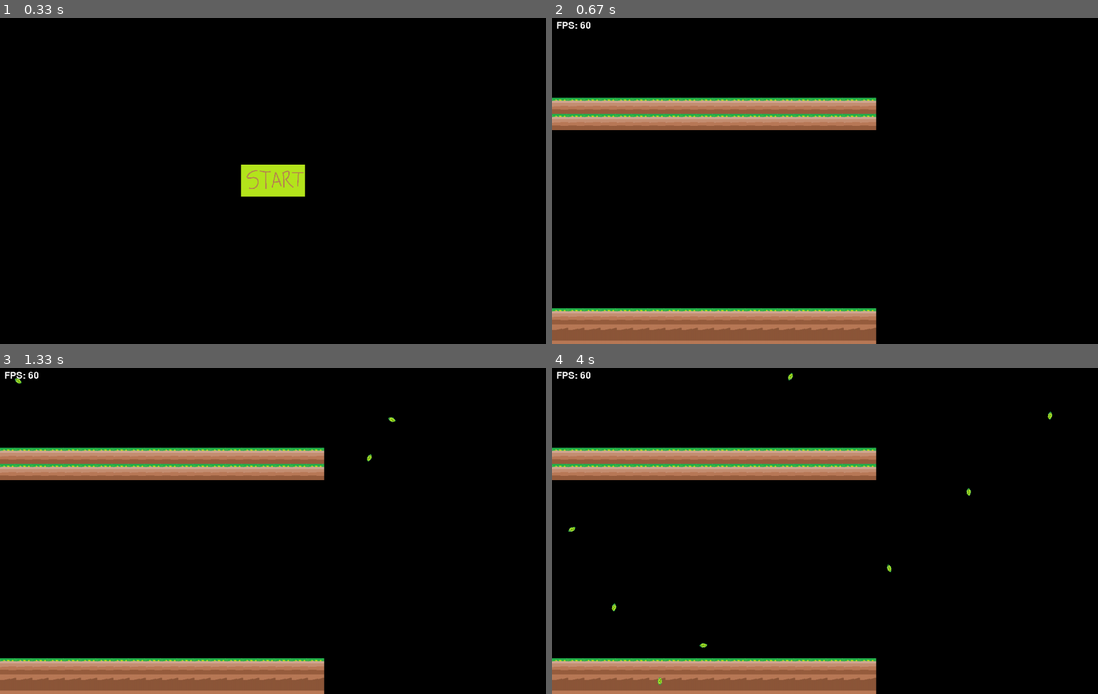
Above: before the commit, frames 1-4 (two rows, left to right).
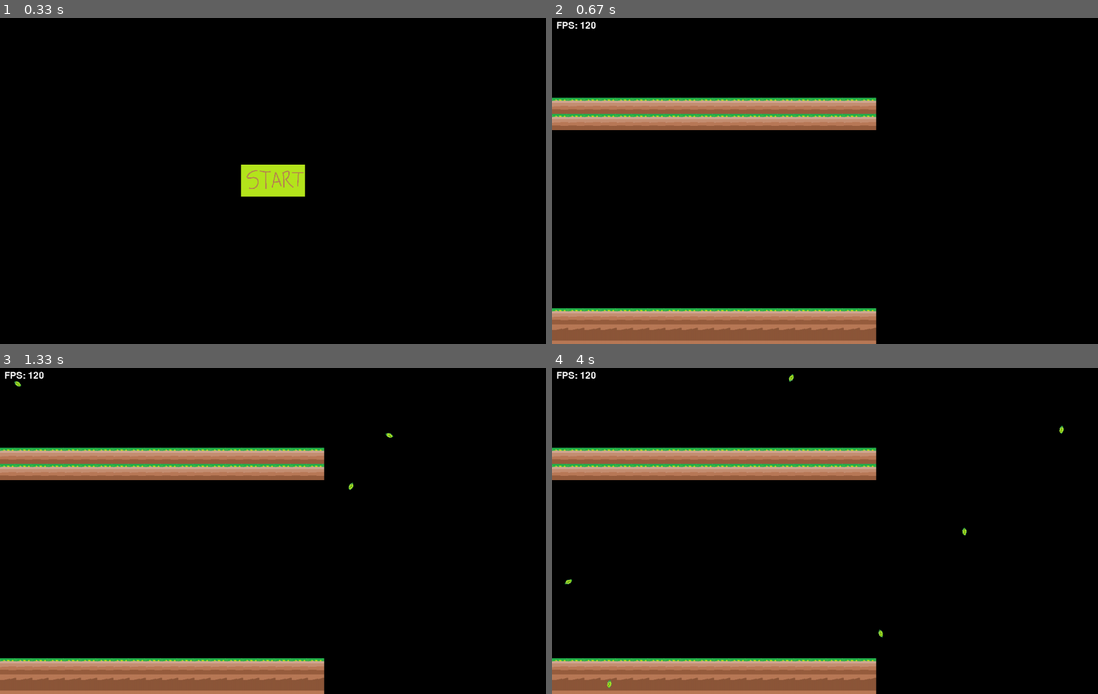
Above: after the commit, the same moments.

Repository: Miyuru-Shalitha/pygame-environment
Game: pygame game, started from main.py
Two runs of this game, one before a commit and one after it. Both use one fixed random seed, a clock stepped at 60 frames per second and the inputs below.
Inputs (mouse positions are in pixels of both pictures, inside the frame that each line leads up to):
- Up to frame 1 (0.33 s): no input
- Up to frame 2 (0.67 s): press the mouse at (825, 181) at 0.37 s; move the mouse to (737, 154) at 0.47 s; release the mouse at (655, 132) at 0.6 s
- Up to frame 3 (1.33 s): no input
- Up to frame 4 (4 s): no input

Frame 1 is identical in both runs. In frame 2, less than 0.1% of the frame differs, in the area x 5-8%, y 1-4%; in frame 3, 0.1%; in frame 4, 0.3%, in the area x 2-94%, y 1-99%.

Commit message:
Improve leaves falling effect and increase FPS

Diff:
--- a/config.py
+++ b/config.py
@@ -1,4 +1,4 @@
-FPS = 60
+FPS = 120
 # SCREEN_SIZE = (1920, 1080)
 SCREEN_SIZE = (1280, 768)
 # SCREEN_SIZE = (640, 360)
--- a/game.py
+++ b/game.py
@@ -95,7 +95,18 @@
         wind_speed = 0
         reversed_wind = False
 
+        # t1 = pygame.time.get_ticks()
+
         while self.game_running:
+            # t2 = pygame.time.get_ticks()
+            # delta_time = (t2 - t1) / 10
+            # t1 = t2
+            # print("delta time 1", delta_time)
+            # print(f"delta time 2 {self.clock.get_time() / 10}")
+
+            delta_time = self.clock.get_time() / 1000
+            print(delta_time)
+
             for event in pygame.event.get():
                 if event.type == QUIT:
                     self.game_running = False
@@ -133,7 +144,7 @@
                     reversed_wind = True
 
             for leaf in leaves:
-                leaf.update(wind_speed)
+                leaf.update(delta_time, wind_speed)
                 self.screen.blit(leaf.image, leaf.rect)
 
                 if leaf.rect.y > SCREEN_SIZE[1]:
--- a/leaf.py
+++ b/leaf.py
@@ -17,17 +17,17 @@
         self.temp_x_val = 0
         self.x_val_reverse = False
 
-    def update(self, wind_speed):
-        self.rect.y += 5
-        self.rect.x += self.x_change
+    def update(self, delta_time, wind_speed):
+        self.rect.y += 400 * delta_time
+        self.rect.x += self.x_change * delta_time
 
         if self.x_val_reverse:
-            self.temp_x_val += 0.1
-            if self.temp_x_val > 5:
+            self.temp_x_val += 5
+            if self.temp_x_val > 500:
                 self.x_val_reverse = True
         else:
-            self.temp_x_val -= 0.1
-            if self.temp_x_val < -5:
+            self.temp_x_val -= 5
+            if self.temp_x_val < -500:
                 self.x_val_reverse = True
 
-        self.x_change = wind_speed + random.uniform(-1, 1) + self.temp_x_val
+        self.x_change = wind_speed + random.uniform(-100, 100) + self.temp_x_val
